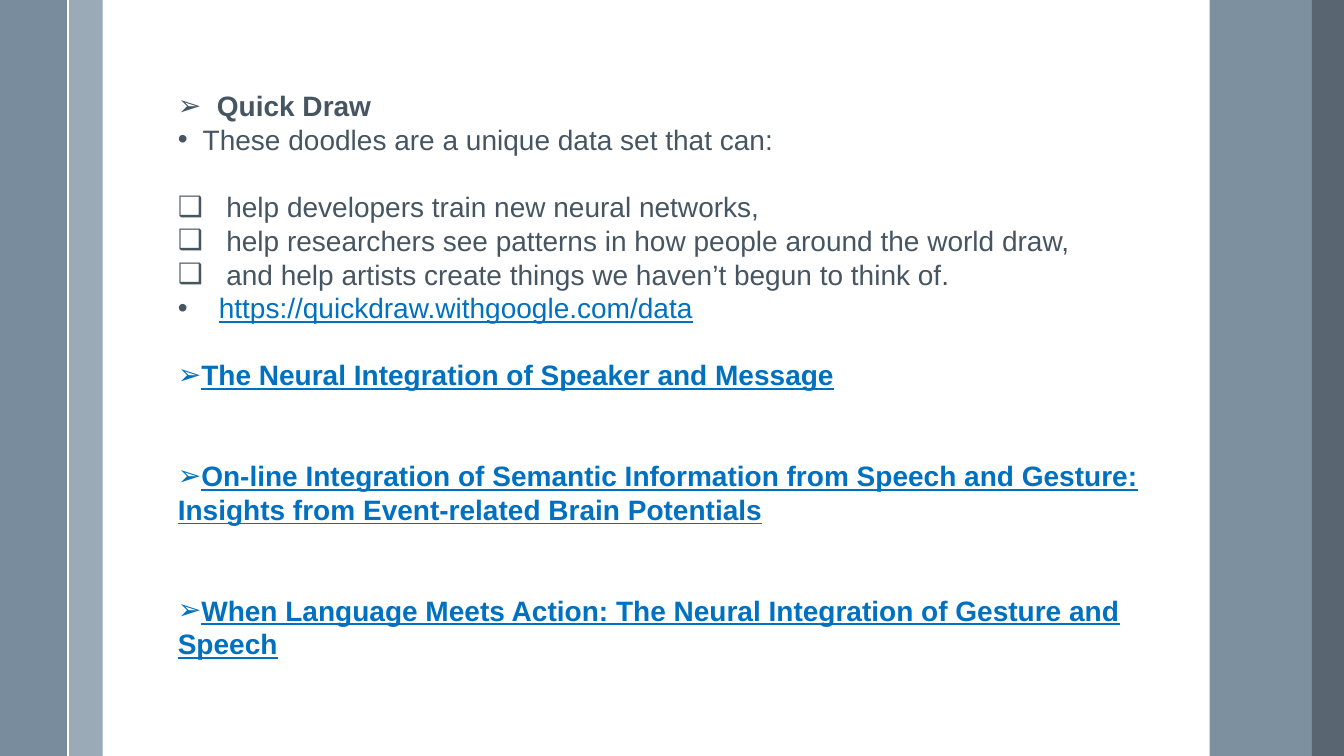
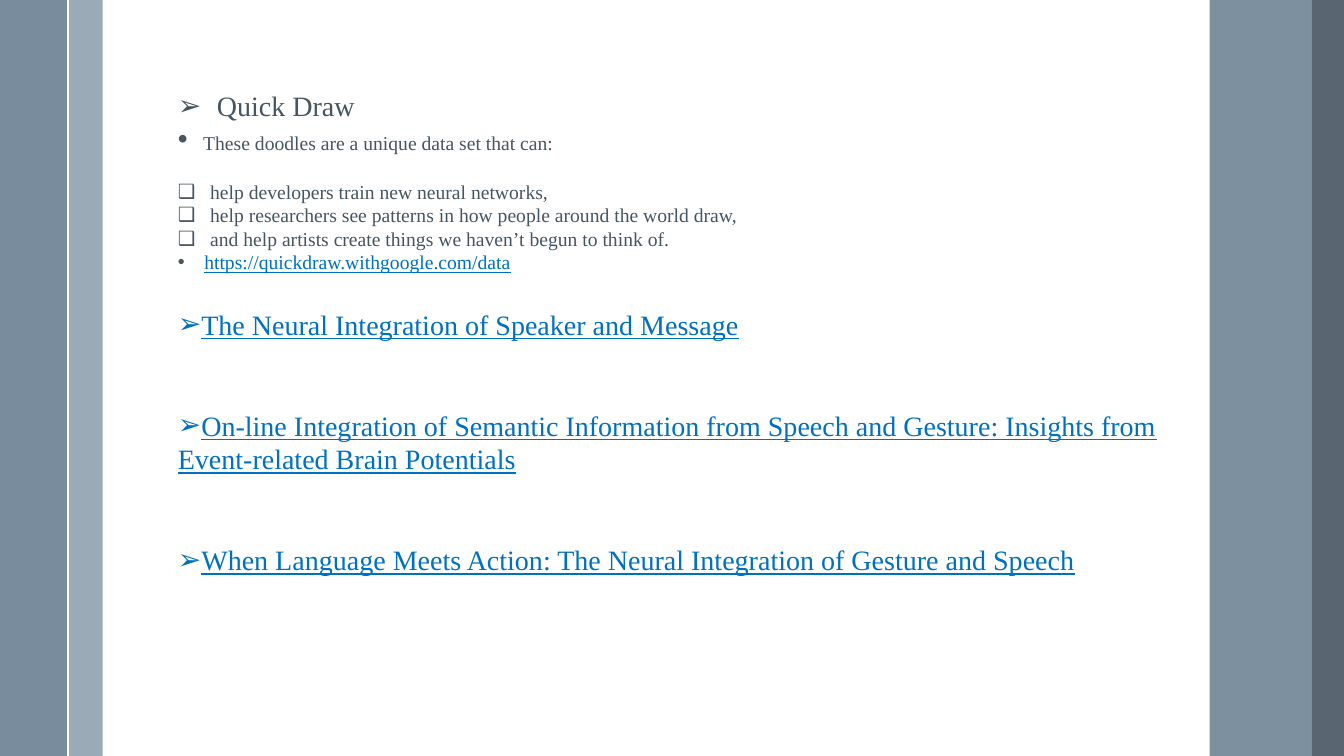
Before and after one commit to VarunBohara/Mini-Project-Documents, a slide deck: slide 5 of Ideas -- v3.0.pptx. Drawn at 1344x756 pixels with LibreOffice and Linux fonts; fonts in the diff are those of the drawing. Boxes give left, top, right and bottom in pixels: in the first picture for what was removed or moved away, otherwise in the second. Text is boxed around its words. In the diff, an @@ line names an element or a change of style, - is before the commit and + after.

```diff
--- a/Ideas -- v3.0.pptx
+++ b/Ideas -- v3.0.pptx
@@ text "Quick Draw" at <box>178,96,1155,576</box>: font Arial to Times New Roman; bold off in "Quick Draw", "The Neural Integration of Speaker and Message", "On-line Integration of Semantic Information from Speech ...", "When Language Meets Action: The Neural Integration ..."; size 20 to 14 pt in "These doodles are a unique data set ...", "help developers train new neural networks,", "help researchers see patterns in how people ...", "and help artists create things we haven’t ..." and 1 more places @@
```
